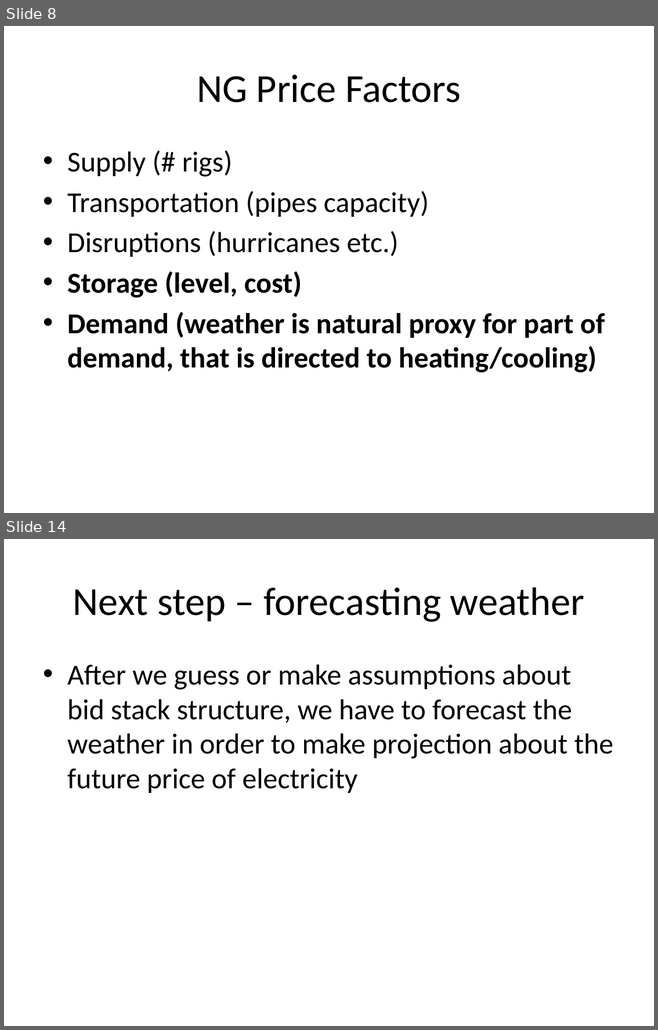
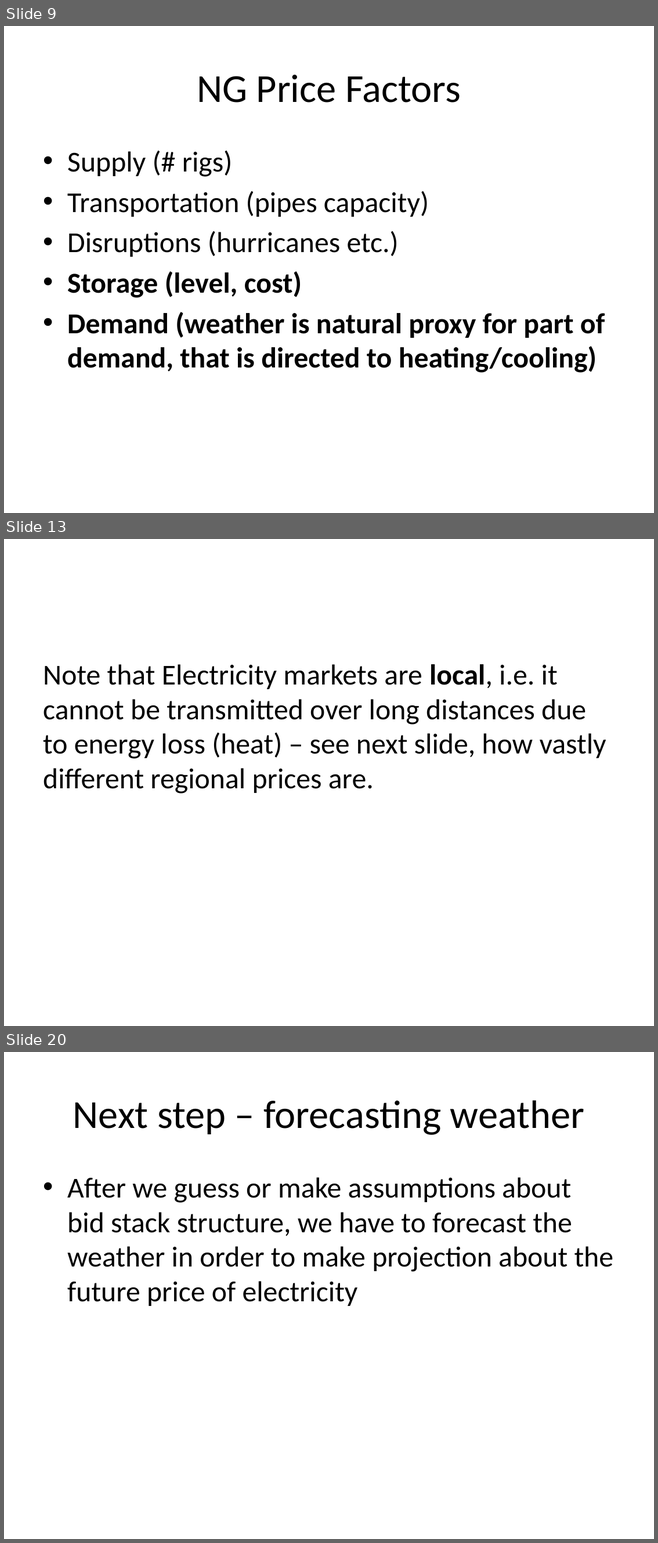
Before and after one commit to quantbin/xpl, a slide deck: energy.pptx. Shown one above the other, each under a label of ours: slides 8 and 14 before the commit, slides 9, 13 and 20 after it; the slides between them are not shown. The pictures are 658x1030 and 658x1543 pixels, drawn with LibreOffice and Linux fonts; fonts in the diff are those of the drawing. Boxes give left, top, right and bottom in pixels: in the first picture for what was removed or moved away, otherwise in the second. Text is boxed around its words. In the diff, an @@ line names an element or a change of style, - is before the commit and + after.

```diff
--- a/energy.pptx
+++ b/energy.pptx
@@ slide 13 added at (4,539,654,1026), background #C0C0C0 @@
@@ text added at (43,664,606,794), 32 pt, text #000000 @@
+Note that Electricity markets are local, i.e. it cannot be transmitted over long distances due to energy loss (heat) – see next slide, how vastly different regional prices are.
@@ what was slide 8 is now slide 9 @@
@@ what was slide 14 is now slide 20 @@
```
Also in this commit, not shown: 11 slides changed, 8 other slides added.
